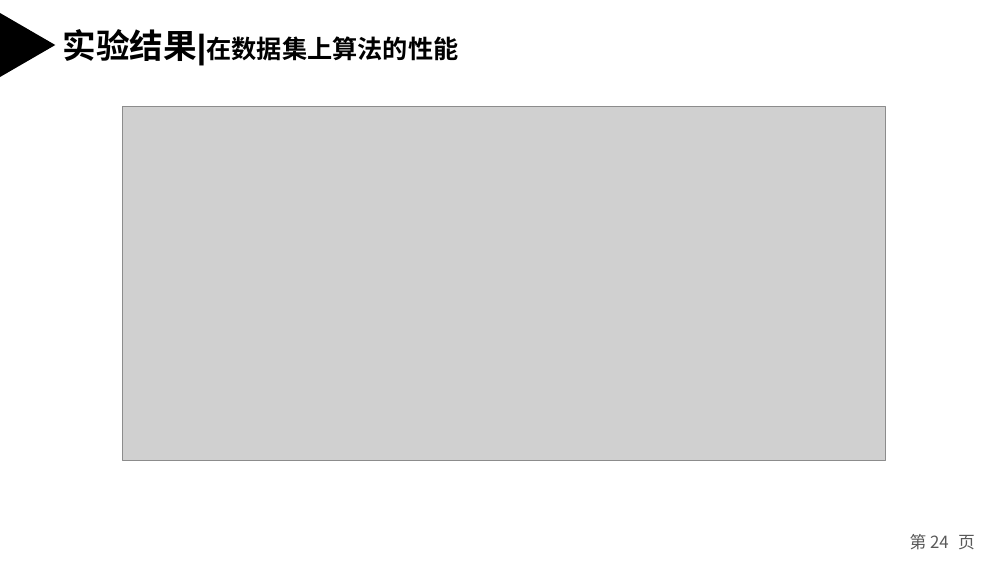
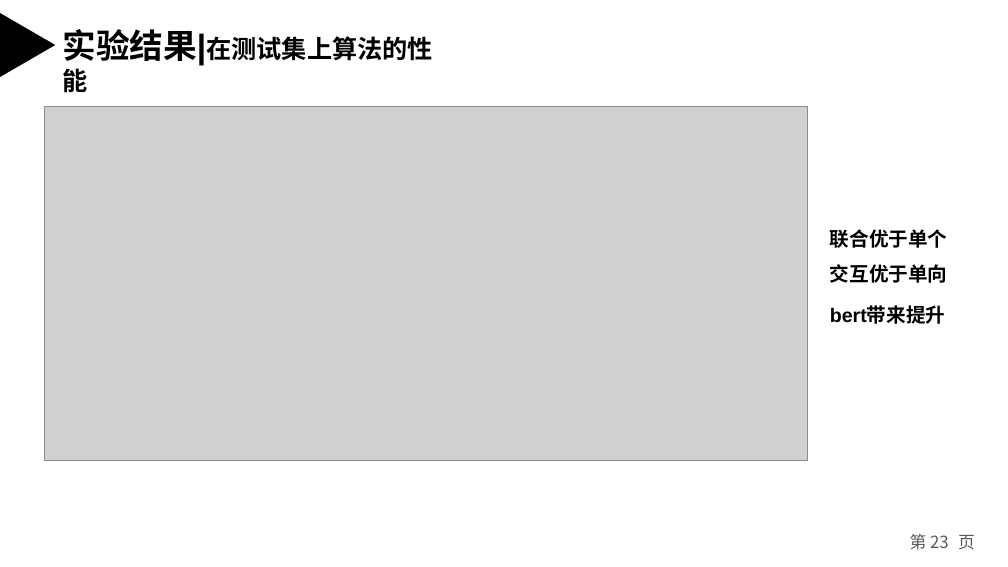
Before and after one commit to weixiao2333/zjuthesis-mphil, a slide deck: slide 23 of 硕士毕业论文答辩PPT.pptx (slide 24 before the commit). Drawn at 1008x567 pixels with LibreOffice and Linux fonts; fonts in the diff are those of the drawing; grey boxes stand for pictures. Boxes give left, top, right and bottom in pixels: in the first picture for what was removed or moved away, otherwise in the second. Text is boxed around its words. In the diff, an @@ line names an element or a change of style, - is before the commit and + after.

```diff
--- a/硕士毕业论文答辩PPT.pptx
+++ b/硕士毕业论文答辩PPT.pptx
@@ text at [63,29,433,66]: text changed @@
-实验结果|在数据集上算法的性能
+实验结果|在测试集上算法的性能
@@ picture: place and size @@
-picture at [122,107,885,461]
+picture at [44,107,807,461]
@@ text added at [830,229,948,248], 14 pt, text #000000, bold @@
+联合优于单个
@@ text added at [830,264,948,283], 14 pt, text #000000, bold @@
+交互优于单向
@@ text added at [830,307,946,324], 14 pt, text #000000, bold @@
+bert带来提升
@@ page number at [910,534,975,550]: text changed @@
-第 24 页
+第 23 页
```
Also in this commit, not shown: 4 other slides changed, 1 other file.
